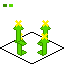
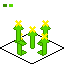
The second 64px x 64px image is a revision of the first. Changes to its layers:
added layer "none" above "left" over 27, 26, 37, 49
